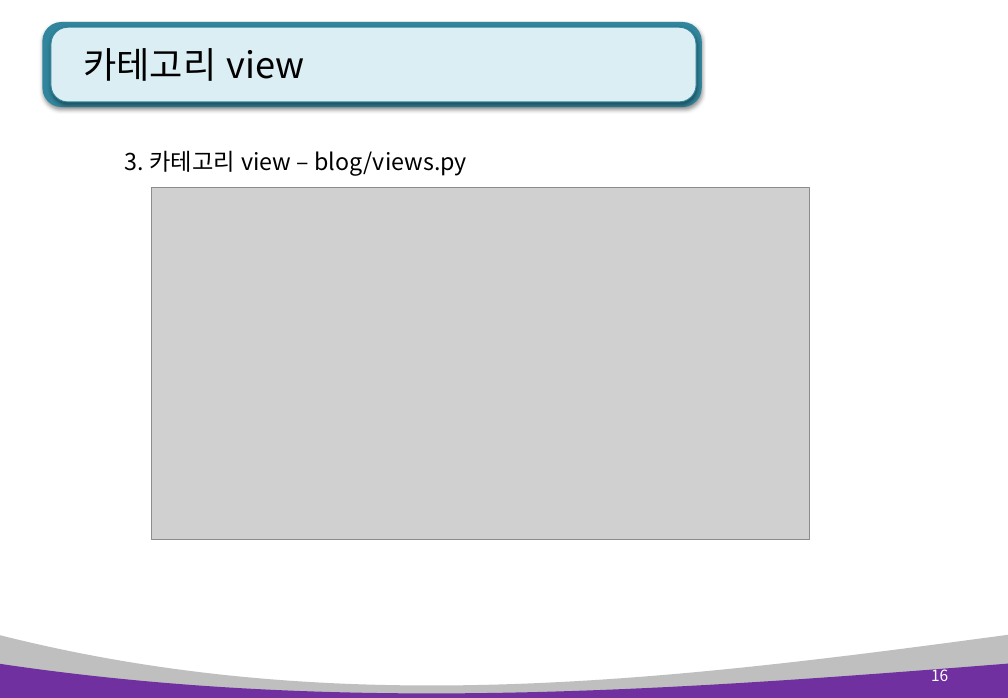
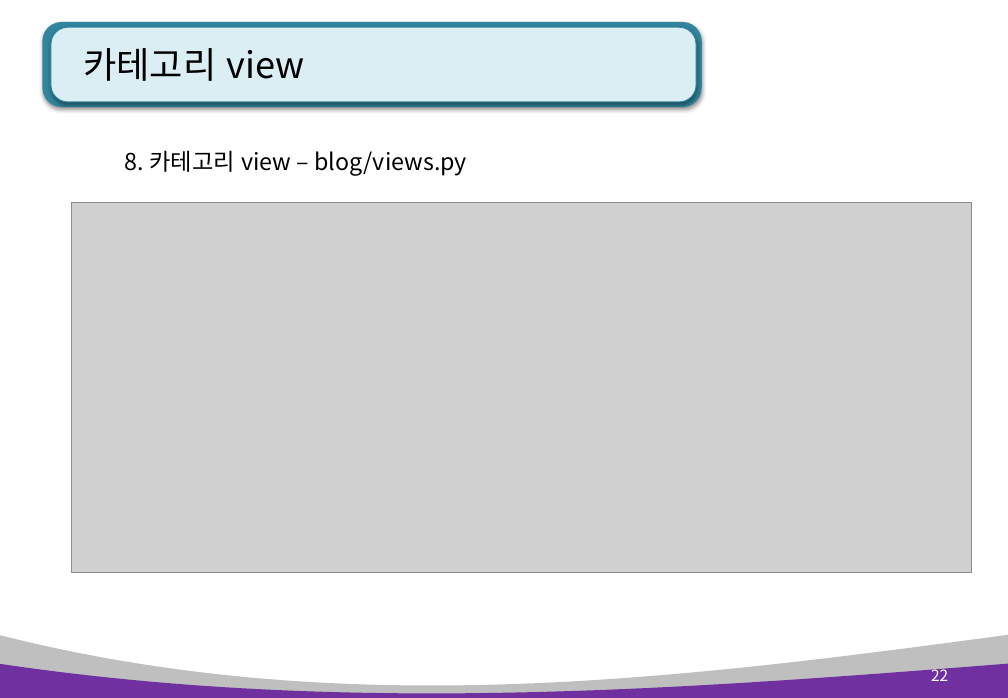
Before and after one commit to kiyongee2/green_project_web, a slide deck: slide 22 of django_ppt/blog_ppt/3장. blog 글수정, 삭제 및 카테고리.pptx (slide 16 before the commit). Drawn at 1008x698 pixels with LibreOffice and Linux fonts; fonts in the diff are those of the drawing; grey boxes stand for pictures. Boxes give left, top, right and bottom in pixels: in the first picture for what was removed or moved away, otherwise in the second. Text is boxed around its words. In the diff, an @@ line names an element or a change of style, - is before the commit and + after.

```diff
--- a/django_ppt/blog_ppt/3장. blog 글수정, 삭제 및 카테고리.pptx
+++ b/django_ppt/blog_ppt/3장. blog 글수정, 삭제 및 카테고리.pptx
@@ text at box(125, 150, 466, 176): text changed @@
-3. 카테고리 view – blog/views.py
+8. 카테고리 view – blog/views.py
@@ picture: place and size @@
-picture at box(152, 188, 811, 540)
+picture at box(72, 203, 973, 573)
@@ page number at box(931, 666, 948, 681): text changed @@
-16
+22
```
Also in this commit, not shown: 15 other slides changed, 2 other files.
